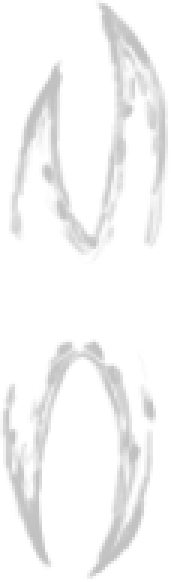
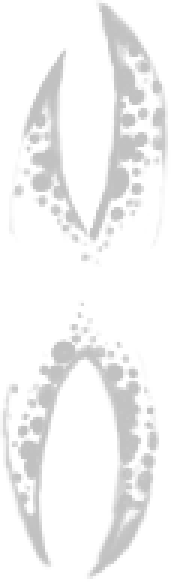
Two versions of the same layered image (171×582). Layer-by-layer changes:
painted on "Layer 1" over <box>3,9,165,567</box>
